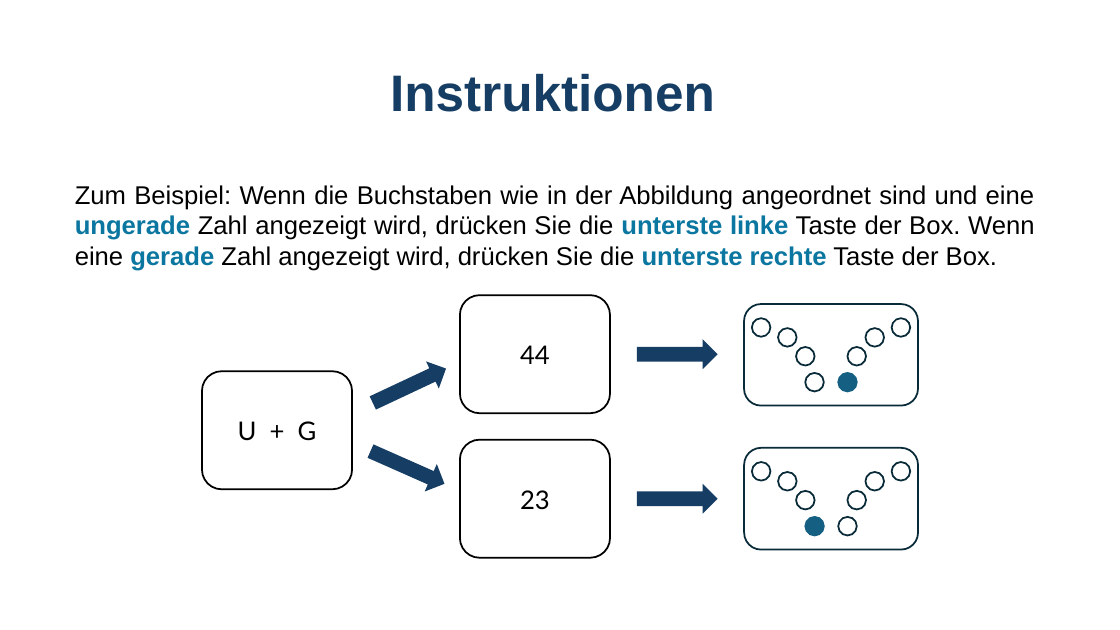
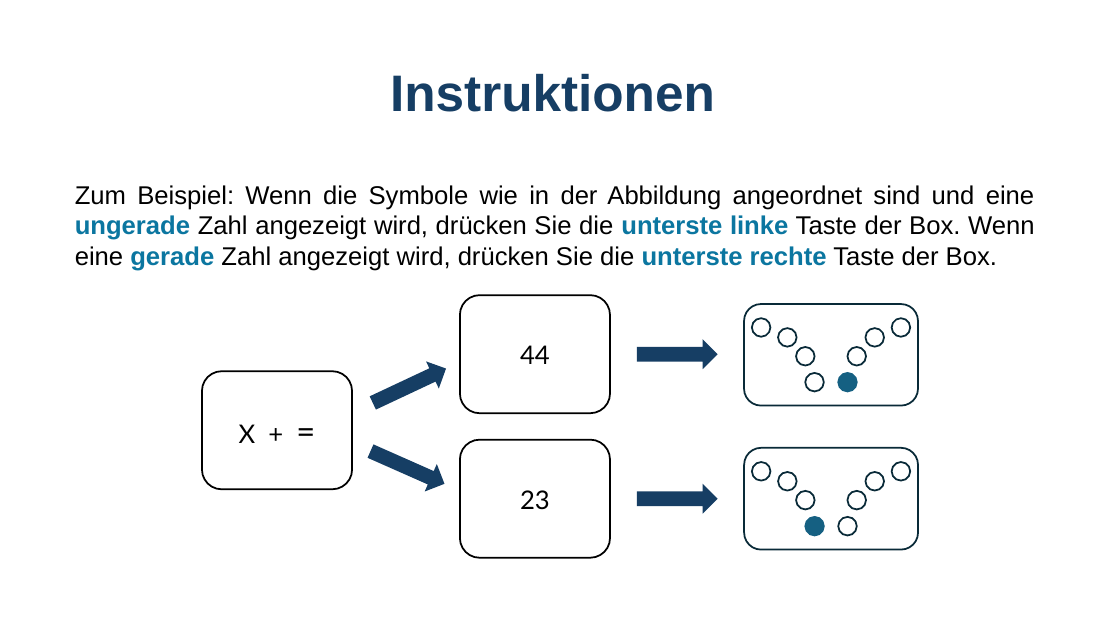
Before and after one commit to GidonFrischkorn/Ambizione-IndividualDifferencesStudy, a slide deck: slide 4 of tasks/number_judgement_changingSR/assets/instructions_digit_changeSRBOX.pptx. Drawn at 1120x630 pixels with LibreOffice and Linux fonts; fonts in the diff are those of the drawing. Boxes give left, top, right and bottom in pixels: in the first picture for what was removed or moved away, otherwise in the second. Text is boxed around its words. In the diff, an @@ line names an element or a change of style, - is before the commit and + after.

```diff
--- a/tasks/number_judgement_changingSR/assets/instructions_digit_changeSRBOX.pptx
+++ b/tasks/number_judgement_changingSR/assets/instructions_digit_changeSRBOX.pptx
@@ text at <box>75,185,1034,271</box>: text changed @@
-Zum Beispiel: Wenn die Buchstaben wie in der Abbildung angeordnet sind und eine ungerade Zahl angezeigt wird, drücken Sie die unterste linke Taste der Box. Wenn eine gerade Zahl angezeigt wird, drücken Sie die unterste rechte Taste der Box.
+Zum Beispiel: Wenn die Symbole wie in der Abbildung angeordnet sind und eine ungerade Zahl angezeigt wird, drücken Sie die unterste linke Taste der Box. Wenn eine gerade Zahl angezeigt wird, drücken Sie die unterste rechte Taste der Box.
@@ text at <box>239,424,256,443</box>: text changed @@
-U + G
+X + =
```
Also in this commit, not shown: 3 other slides changed, 12 other files.
